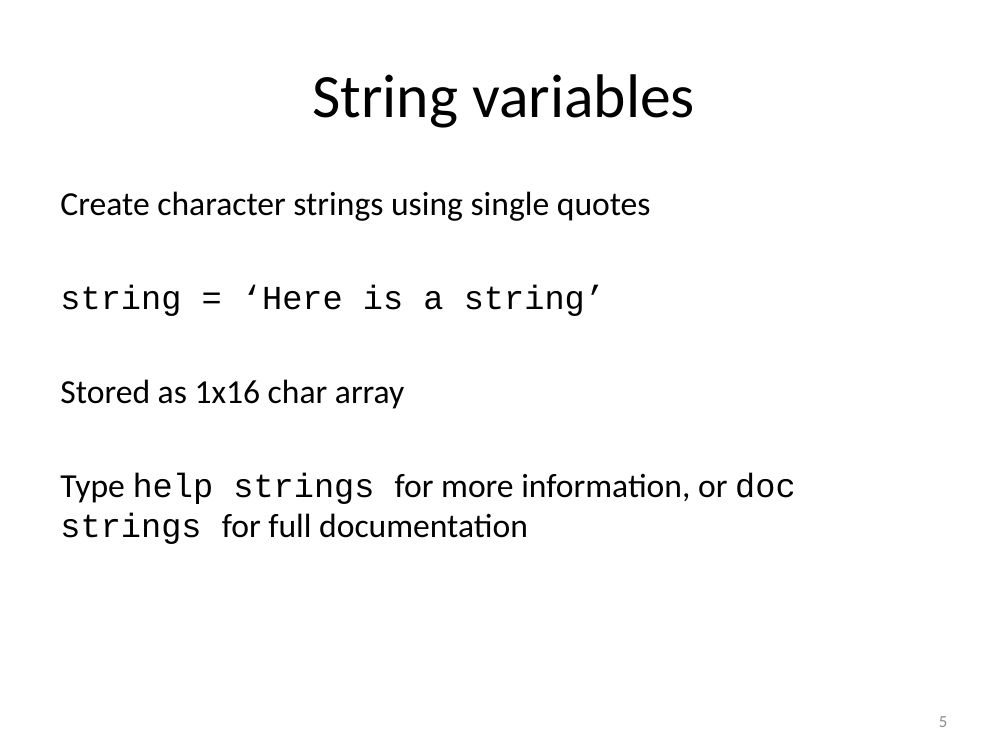
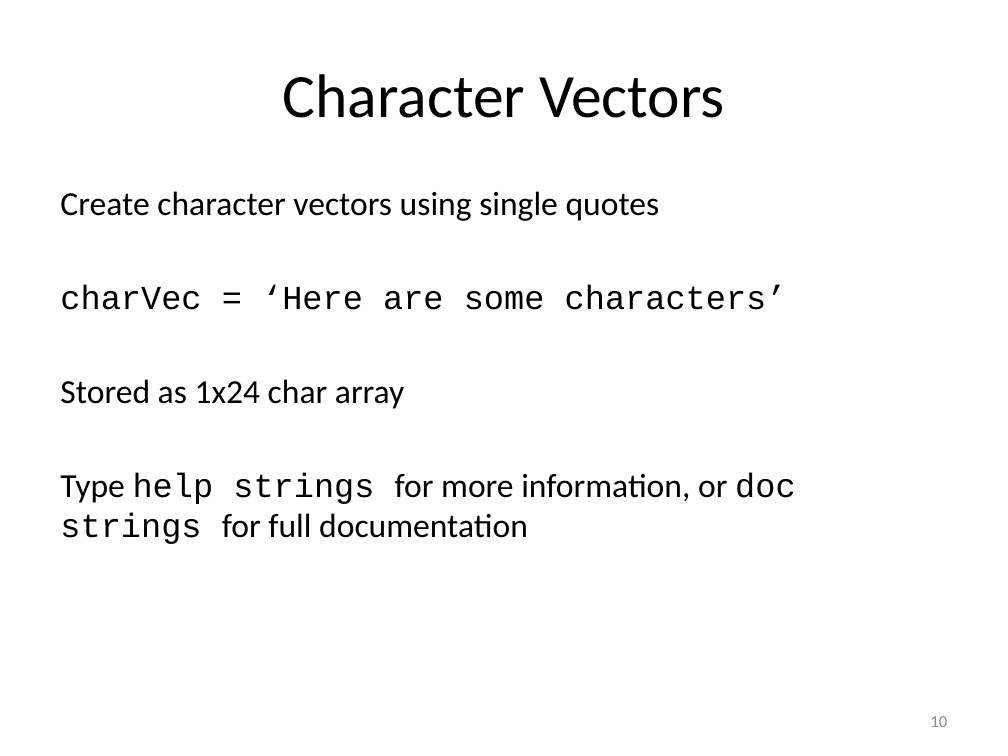
Before and after one commit to louisepb/MatlabBasicCourse, a slide deck: slide 10 of Introduction to MATLAB for Engineers.pptx (slide 5 before the commit). Drawn at 1008x756 pixels with LibreOffice and Linux fonts; fonts in the diff are those of the drawing. Boxes give left, top, right and bottom in pixels: in the first picture for what was removed or moved away, otherwise in the second. Text is boxed around its words. In the diff, an @@ line names an element or a change of style, - is before the commit and + after.

Commit message:
Added string material

```diff
--- a/Introduction to MATLAB for Engineers.pptx
+++ b/Introduction to MATLAB for Engineers.pptx
@@ title at box(283, 74, 725, 118): text changed @@
-String variables
+Character Vectors
@@ text at box(60, 191, 787, 409): text changed @@
-Create character strings using single quotes
-string = ‘Here is a string’
-Stored as 1x16 char array
+Create character vectors using single quotes
+charVec = ‘Here are some characters’
+Stored as 1x24 char array
@@ page number at box(930, 716, 947, 727): text changed @@
-5
+10
```
Also in this commit, not shown: 2 other slides changed, 2 slides added, 2 other files.
